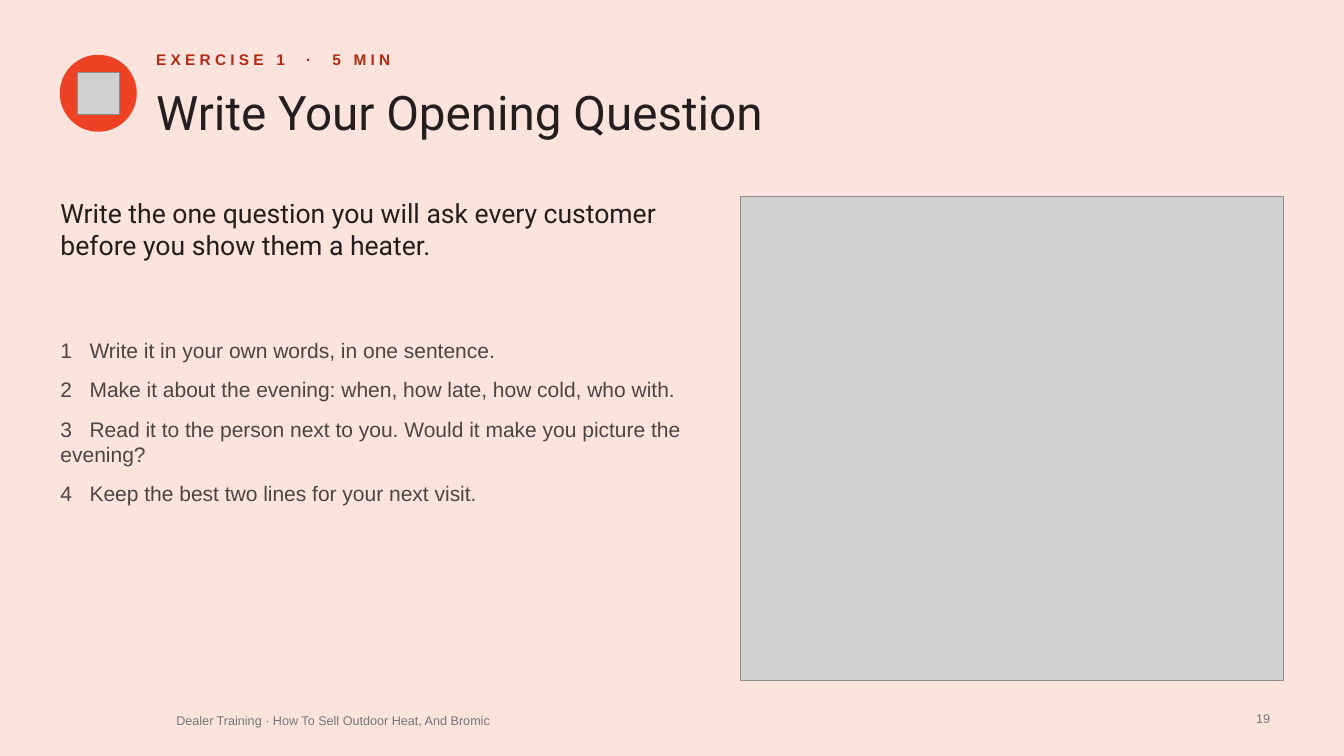
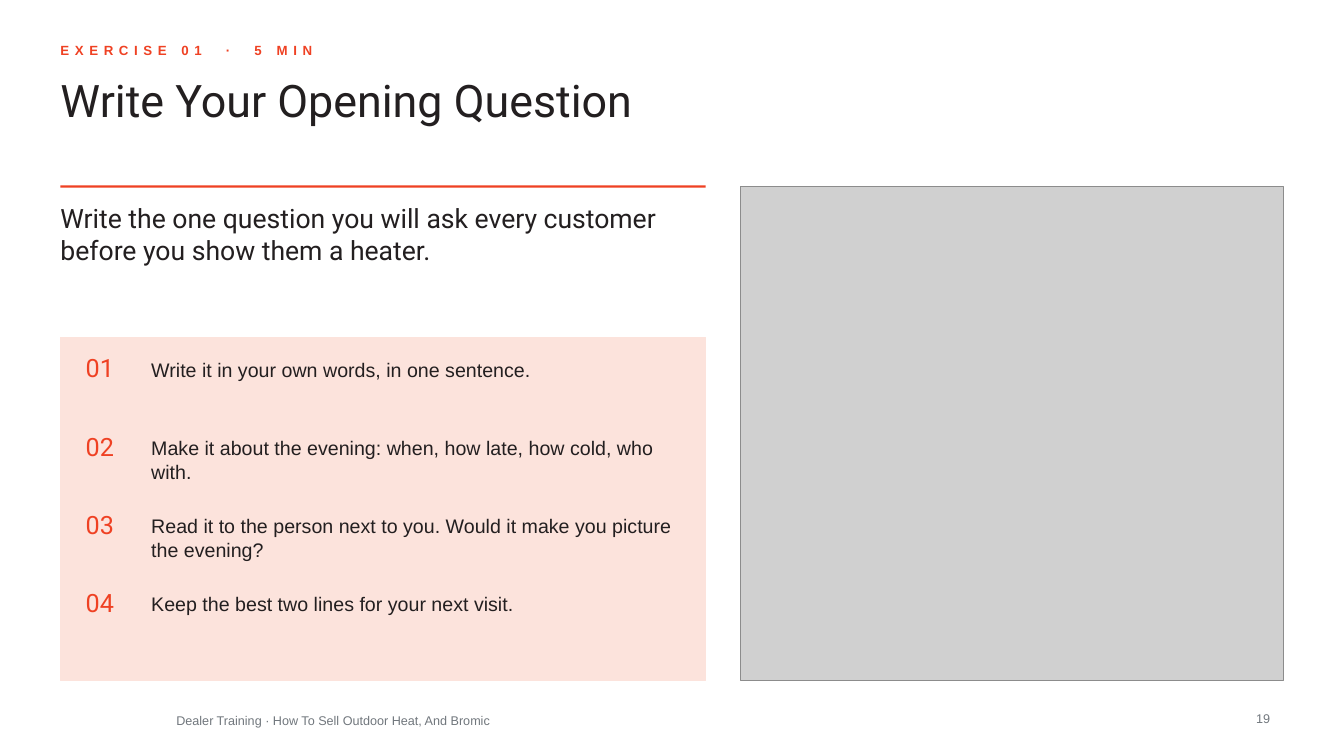
Before and after one commit to aayuvis/Bromic_Marketing, a slide deck: slide 19 of decks/training/out/Bromic-Dealer-How-To-Sell-Outdoor-Heat.pptx. Drawn at 1344x756 pixels with LibreOffice and Linux fonts; fonts in the diff are those of the drawing; grey boxes stand for pictures; background and template pictures are left out. Boxes give left, top, right and bottom in pixels: in the first picture for what was removed or moved away, otherwise in the second. Text is boxed around its words. In the diff, an @@ line names an element or a change of style, - is before the commit and + after.

```diff
--- a/decks/training/out/Bromic-Dealer-How-To-Sell-Outdoor-Heat.pptx
+++ b/decks/training/out/Bromic-Dealer-How-To-Sell-Outdoor-Heat.pptx
@@ background #FCE3DC to #FFFFFF @@
@@ ellipse removed at bbox=[60, 55, 136, 131] @@
@@ text at bbox=[254, 46, 261, 55]: text changed; size 11 to 9.5 pt; text colour #B22B12 to #EF4123 @@
-EXERCISE 1 · 5 MIN
+EXERCISE 01 · 5 MIN
@@ title "Write Your Opening Question": place and size @@
-title "Write Your Opening Question" at bbox=[156, 95, 762, 140]
+title "Write Your Opening Question" at bbox=[60, 84, 632, 127]
@@ title "Write Your Opening Question" at bbox=[60, 84, 632, 127]: size 34 to 32 pt @@
@@ picture removed at bbox=[78, 72, 120, 114] @@
@@ text "Write the one question you ...": place and size @@
-text "Write the one question you ..." at bbox=[60, 203, 656, 261]
+text "Write the one question you ..." at bbox=[60, 208, 656, 266]
@@ line added from (60, 187) to (706, 187), #EF4123 1.5 pt @@
@@ picture: place and size @@
-picture at bbox=[741, 197, 1284, 681]
+picture at bbox=[741, 187, 1284, 681]
@@ rectangle added at bbox=[60, 338, 706, 681], fill #FCE3DC, outline #FCE3DC 1 pt @@
@@ text added at bbox=[86, 359, 114, 378], 18 pt, text #EF4123 @@
+01
@@ text added at bbox=[151, 362, 530, 381], 14 pt, text #231F20 @@
+Write it in your own words, in one sentence.
@@ text added at bbox=[86, 438, 114, 457], 18 pt, text #EF4123 @@
+02
@@ text added at bbox=[151, 440, 653, 479], 14 pt, text #231F20 @@
+Make it about the evening: when, how late, how cold, who with.
@@ text added at bbox=[86, 516, 114, 535], 18 pt, text #EF4123 @@
+03
@@ text at bbox=[151, 518, 671, 561]: text changed; size 15 to 14 pt; text colour #4A4546 to #231F20 @@
-1 Write it in your own words, in one sentence.
-2 Make it about the evening: when, how late, how cold, who with.
-3 Read it to the person next to you. Would it make you picture the evening?
-4 Keep the best two lines for your next visit.
+Read it to the person next to you. Would it make you picture the evening?
@@ text added at bbox=[86, 594, 114, 613], 18 pt, text #EF4123 @@
+04
@@ text added at bbox=[151, 596, 513, 615], 14 pt, text #231F20 @@
+Keep the best two lines for your next visit.
```
Also in this commit, not shown: 28 other slides changed, 58 other files.
